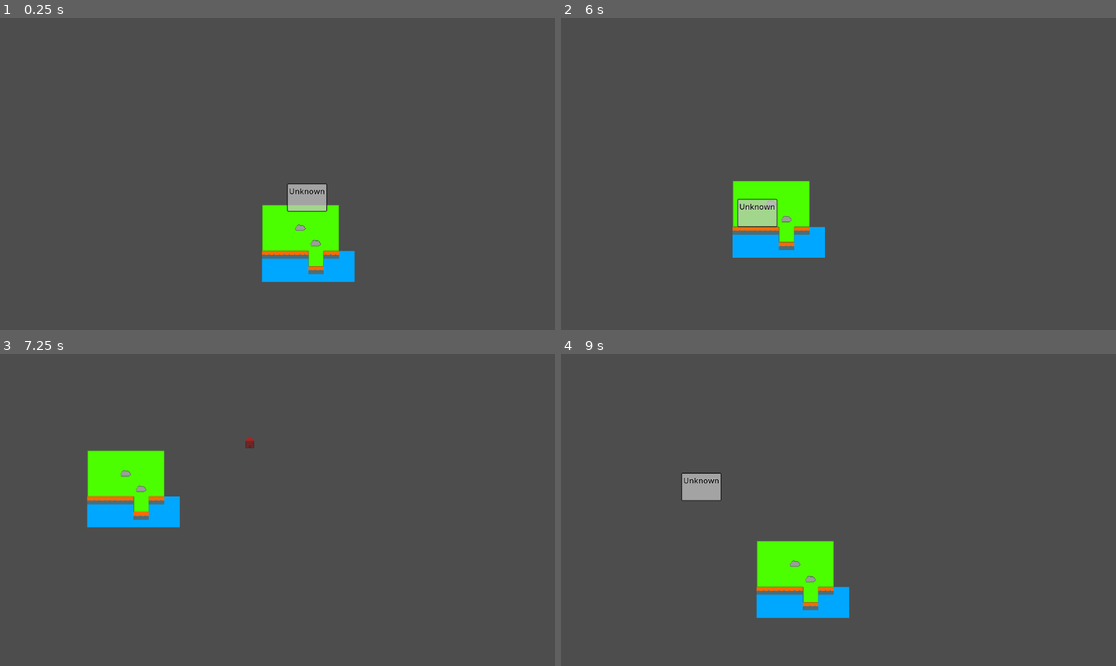
Above: before the commit, frames 1-4 (two rows, left to right).
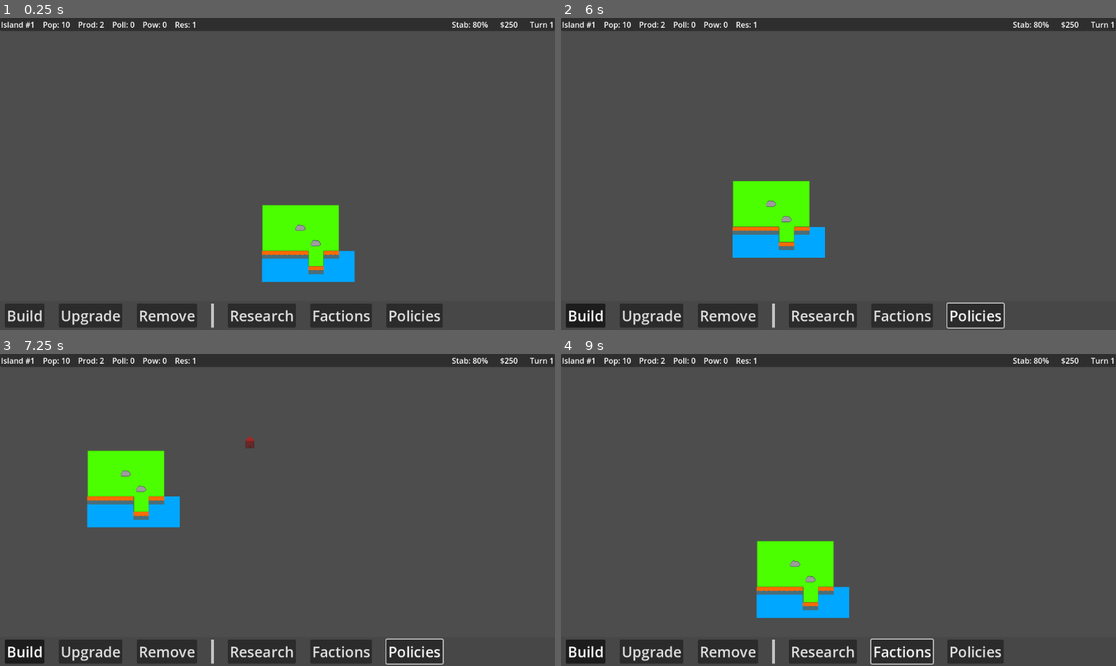
Above: after the commit, the same moments.

Repository: Griiimon/Tides-of-Industry
Game: Godot game, scene res://main.tscn
The game is run twice, just before and just after one commit, with the same random seed, the same clock (stepped at 60 frames per second) and the same inputs.
Inputs (mouse positions are in pixels of both pictures, inside the frame that each line leads up to):
- Up to frame 1 (0.25 s): no input
- Up to frame 2 (6 s): click (583, 314) at 0.5 s, where only the run after the commit has a clickable "Build"; click (649, 314) at 1.25 s, where only the run after the commit has a clickable "Upgrade"; click (727, 314) at 2 s, where only the run after the commit has a clickable "Remove"; click (821, 314) at 2.75 s, where only the run after the commit has a clickable "Research"; click (899, 314) at 3.5 s, where only the run after the commit has a clickable "Factions"; click (977, 314) at 4.25 s, where only the run after the commit has a clickable "Policies"; tap Enter at 5 s; move the mouse to (960, 158) at 5.02 s; hold Right (ui_right) 5.03-5.78 s; tap B (build_mode) at 5.1, 5.85 s; click (960, 158) at 5.17 s; move the mouse to (727, 189) at 5.77 s; hold Down (ui_down) from 5.78 s (still down)
- Up to frame 3 (7.25 s): move the mouse to (333, 441) at 6.52 s; release Down (ui_down) at 6.53 s; hold Right (ui_right) from 6.53 s (still down); tap B (build_mode) at 6.6 s
- Up to frame 4 (9 s): move the mouse to (810, 572) at 7.27 s; release Right (ui_right) at 7.28 s; hold Up (ui_up) 7.28-8.03 s; tap B (build_mode) at 7.35, 8.1, 8.85 s; click (810, 572) at 7.42 s; move the mouse to (1005, 556) at 8.02 s; hold Left (ui_left) from 8.03 s (still down); move the mouse to (672, 463) at 8.77 s

The runs differ from the first frame. In frame 1, 9.3% of the frame differs, in the area x 0-100%, y 0-100%; in frame 2, 9.4%; in frame 3, 8.8%; in frame 4, 9.4%.
Error after the commit: Parse Error: Identifier "UIUtils" not declared in the current scope. (res://core/ui/building_list_panel_container.gd:15)

Commit message:
update UI

Diff:
--- /dev/null
+++ b/core/ui/action_bar_panel_container.gd
@@ -0,0 +1,20 @@
+class_name ActionBarPanelContainer
+extends PanelContainer
+
+signal open_build_list
+signal close_build_list
+
+
+@onready var build_button: Button = %"Build Button"
+
+
+
+func untoggle_build_button():
+	build_button.button_pressed= false
+
+
+func _on_build_button_toggled(toggled_on: bool) -> void:
+	if toggled_on:
+		open_build_list.emit()
+	else:
+		close_build_list.emit()
--- /dev/null
+++ b/core/ui/action_bar_panel_container.tscn
@@ -0,0 +1,71 @@
+[gd_scene load_steps=4 format=3 uid="uid://iavwu0hw23ri"]
+
+[ext_resource type="Script" path="res://core/ui/action_bar_panel_container.gd" id="1_qdcb5"]
+
+[sub_resource type="StyleBoxFlat" id="StyleBoxFlat_vaqmo"]
+bg_color = Color(0.254902, 0.254902, 0.254902, 0.513726)
+
+[sub_resource type="StyleBoxFlat" id="StyleBoxFlat_y3fr6"]
+content_margin_left = 3.0
+content_margin_right = 3.0
+bg_color = Color(0.769432, 0.769432, 0.769432, 1)
+
+[node name="Action Bar PanelContainer" type="PanelContainer"]
+anchors_preset = 12
+anchor_top = 1.0
+anchor_right = 1.0
+anchor_bottom = 1.0
+offset_top = -4.0
+grow_horizontal = 2
+grow_vertical = 0
+theme_override_styles/panel = SubResource("StyleBoxFlat_vaqmo")
+script = ExtResource("1_qdcb5")
+
+[node name="MarginContainer" type="MarginContainer" parent="."]
+layout_mode = 2
+theme_override_constants/margin_left = 10
+theme_override_constants/margin_top = 5
+theme_override_constants/margin_right = 10
+theme_override_constants/margin_bottom = 5
+
+[node name="HBoxContainer" type="HBoxContainer" parent="MarginContainer"]
+layout_mode = 2
+theme_override_constants/separation = 30
+
+[node name="Build Button" type="Button" parent="MarginContainer/HBoxContainer"]
+unique_name_in_owner = true
+layout_mode = 2
+theme_override_font_sizes/font_size = 30
+toggle_mode = true
+text = "Build"
+
+[node name="Upgrade Button" type="Button" parent="MarginContainer/HBoxContainer"]
+layout_mode = 2
+theme_override_font_sizes/font_size = 30
+text = "Upgrade"
+
+[node name="Remove Button" type="Button" parent="MarginContainer/HBoxContainer"]
+layout_mode = 2
+theme_override_font_sizes/font_size = 30
+text = "Remove"
+
+[node name="VSeparator" type="VSeparator" parent="MarginContainer/HBoxContainer"]
+layout_mode = 2
+theme_override_styles/separator = SubResource("StyleBoxFlat_y3fr6")
+
+[node name="Research Button" type="Button" parent="MarginContainer/HBoxContainer"]
+layout_mode = 2
+theme_override_font_sizes/font_size = 30
+text = "Research"
+
+[node name="Research Button2" type="Button" parent="MarginContainer/HBoxContainer"]
+layout_mode = 2
+theme_override_font_sizes/font_size = 30
+text = "Factions"
+
+[node name="Research Button3" type="Button" parent="MarginContainer/HBoxContainer"]
+layout_mode = 2
+theme_override_font_sizes/font_size = 30
+text = "Policies"
+
+[connection signal="toggled" from="MarginContainer/HBoxContainer/Build Button" to="." method="_on_build_button_toggled"]
--- /dev/null
+++ b/core/ui/building_list_panel_container.gd
@@ -0,0 +1,18 @@
+class_name BuildingListPanelContainer
+extends PanelContainer
+
+signal selected(building: Building)
+
+@onready var content: VBoxContainer = %"Content VBoxContainer"
+
+
+
+func _ready() -> void:
+	populate()
+
+
+func populate():
+	UIUtils.free_children(content)
+
+	for building in GameData.buildings:
+		UIUtils.add_button(content, building.get_display_name(), emit_signal.bind("selected", building))
--- /dev/null
+++ b/core/ui/building_list_panel_container.tscn
@@ -0,0 +1,28 @@
+[gd_scene load_steps=3 format=3 uid="uid://b7sfnyed3mmvx"]
+
+[ext_resource type="Script" path="res://core/ui/building_list_panel_container.gd" id="1_psms5"]
+
+[sub_resource type="StyleBoxFlat" id="StyleBoxFlat_6o4jn"]
+bg_color = Color(0.215686, 0.215686, 0.215686, 0.529412)
+
+[node name="Building List PanelContainer" type="PanelContainer"]
+visible = false
+anchors_preset = -1
+anchor_top = 0.2
+anchor_bottom = 0.85
+offset_top = -40.0
+offset_right = 40.0
+grow_vertical = 0
+theme_override_styles/panel = SubResource("StyleBoxFlat_6o4jn")
+script = ExtResource("1_psms5")
+
+[node name="MarginContainer" type="MarginContainer" parent="."]
+layout_mode = 2
+theme_override_constants/margin_left = 5
+theme_override_constants/margin_top = 2
+theme_override_constants/margin_right = 3
+theme_override_constants/margin_bottom = 2
+
+[node name="Content VBoxContainer" type="VBoxContainer" parent="MarginContainer"]
+unique_name_in_owner = true
+layout_mode = 2
--- /dev/null
+++ b/core/ui/top_bar_panel_container.tscn
@@ -0,0 +1,71 @@
+[gd_scene format=3 uid="uid://br60o54jal4bn"]
+
+[node name="Top Bar PanelContainer" type="PanelContainer"]
+anchors_preset = 10
+anchor_right = 1.0
+grow_horizontal = 2
+
+[node name="MarginContainer" type="MarginContainer" parent="."]
+layout_mode = 2
+theme_override_constants/margin_left = 2
+theme_override_constants/margin_top = 2
+theme_override_constants/margin_right = 2
+theme_override_constants/margin_bottom = 2
+
+[node name="HBoxContainer" type="HBoxContainer" parent="MarginContainer"]
+layout_mode = 2
+
+[node name="HBoxContainer Left" type="HBoxContainer" parent="MarginContainer/HBoxContainer"]
+layout_mode = 2
+theme_override_constants/separation = 16
+
+[node name="Island Name Label" type="Label" parent="MarginContainer/HBoxContainer/HBoxContainer Left"]
+unique_name_in_owner = true
+layout_mode = 2
+text = "Island #1"
+
+[node name="Population Label" type="Label" parent="MarginContainer/HBoxContainer/HBoxContainer Left"]
+unique_name_in_owner = true
+layout_mode = 2
+text = "Pop: 10"
+
+[node name="Production Label" type="Label" parent="MarginContainer/HBoxContainer/HBoxContainer Left"]
+unique_name_in_owner = true
+layout_mode = 2
+text = "Prod: 2"
+
+[node name="Pollution Label" type="Label" parent="MarginContainer/HBoxContainer/HBoxContainer Left"]
+unique_name_in_owner = true
+layout_mode = 2
+text = "Poll: 0"
+
+[node name="Power Label" type="Label" parent="MarginContainer/HBoxContainer/HBoxContainer Left"]
+unique_name_in_owner = true
+layout_mode = 2
+text = "Pow: 0"
+
+[node name="Research Label" type="Label" parent="MarginContainer/HBoxContainer/HBoxContainer Left"]
+unique_name_in_owner = true
+layout_mode = 2
+text = "Res: 1"
+
+[node name="HBoxContainer Right" type="HBoxContainer" parent="MarginContainer/HBoxContainer"]
+layout_mode = 2
+size_flags_horizontal = 10
+theme_override_constants/separation = 25
+alignment = 2
+
+[node name="Stability Label" type="Label" parent="MarginContainer/HBoxContainer/HBoxContainer Right"]
+unique_name_in_owner = true
+layout_mode = 2
+text = "Stab: 80%"
+
+[node name="Money Label" type="Label" parent="MarginContainer/HBoxContainer/HBoxContainer Right"]
+unique_name_in_owner = true
+layout_mode = 2
+text = "$250"
+
+[node name="Turn Label" type="Label" parent="MarginContainer/HBoxContainer/HBoxContainer Right"]
+unique_name_in_owner = true
+layout_mode = 2
+text = "Turn 1"
--- a/core/ui/ui.gd
+++ b/core/ui/ui.gd
@@ -2,8 +2,13 @@
 extends CanvasLayer
 
 @export var world: World
+@export var game_states: GameStateMachine
 
 @export var tile_info_container_scene: PackedScene
+
+@onready var action_bar_container: ActionBarPanelContainer = %"Action Bar PanelContainer"
+@onready var building_list_container: BuildingListPanelContainer = %"Building List PanelContainer"
+
 
 var tile_info_container: TileInfoPanelContainer
 
@@ -12,6 +17,11 @@
 func _ready() -> void:
 	assert(world)
 	assert(tile_info_container_scene)
+
+	action_bar_container.open_build_list.connect(building_list_container.show)
+	action_bar_container.close_build_list.connect(building_list_container.hide)
+
+	building_list_container.selected.connect(on_build)
 
 	SignalManager.show_tile_info.connect(show_tile_info)
 	SignalManager.hide_tile_info.connect(hide_tile_info)
@@ -29,3 +39,9 @@
 
 func hide_tile_info():
 	tile_info_container.hide()
+
+
+func on_build(building: Building):
+	building_list_container.hide()
+	action_bar_container.untoggle_build_button()
+	game_states.build(building)
--- a/core/ui/ui.tscn
+++ b/core/ui/ui.tscn
@@ -1,8 +1,19 @@
-[gd_scene load_steps=3 format=3 uid="uid://idc6uwm0cuky"]
+[gd_scene load_steps=6 format=3 uid="uid://idc6uwm0cuky"]
 
 [ext_resource type="Script" path="res://core/ui/ui.gd" id="1_rdvyd"]
 [ext_resource type="PackedScene" uid="uid://b0va4hhlw1rl6" path="res://core/ui/tile_info_panel_container.tscn" id="2_o5sdk"]
+[ext_resource type="PackedScene" uid="uid://br60o54jal4bn" path="res://core/ui/top_bar_panel_container.tscn" id="3_exb7b"]
+[ext_resource type="PackedScene" uid="uid://iavwu0hw23ri" path="res://core/ui/action_bar_panel_container.tscn" id="4_hr0vf"]
+[ext_resource type="PackedScene" uid="uid://b7sfnyed3mmvx" path="res://core/ui/building_list_panel_container.tscn" id="5_3qdws"]
 
 [node name="UI" type="CanvasLayer"]
 script = ExtResource("1_rdvyd")
 tile_info_container_scene = ExtResource("2_o5sdk")
+
+[node name="Top Bar PanelContainer" parent="." instance=ExtResource("3_exb7b")]
+
+[node name="Action Bar PanelContainer" parent="." instance=ExtResource("4_hr0vf")]
+unique_name_in_owner = true
+
+[node name="Building List PanelContainer" parent="." instance=ExtResource("5_3qdws")]
+unique_name_in_owner = true
--- a/main.tscn
+++ b/main.tscn
@@ -236,5 +236,6 @@
 [node name="Upgrade" type="Node" parent="Game States"]
 script = ExtResource("9_s2afl")
 
-[node name="UI" parent="." node_paths=PackedStringArray("world") instance=ExtResource("14_5g3eo")]
+[node name="UI" parent="." node_paths=PackedStringArray("world", "game_states") instance=ExtResource("14_5g3eo")]
 world = NodePath("../World")
+game_states = NodePath("../Game States")
Not shown, changed: TODO.txt
